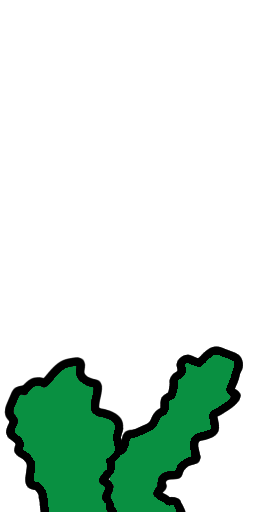
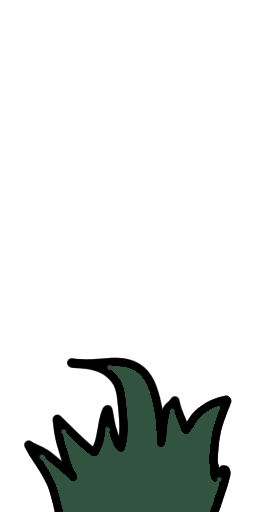
Comparing the layer stacks of the two (256, 512) images. Changes:
painted on "Layer 1" over (x1=4, y1=346, x2=243, y2=512)
